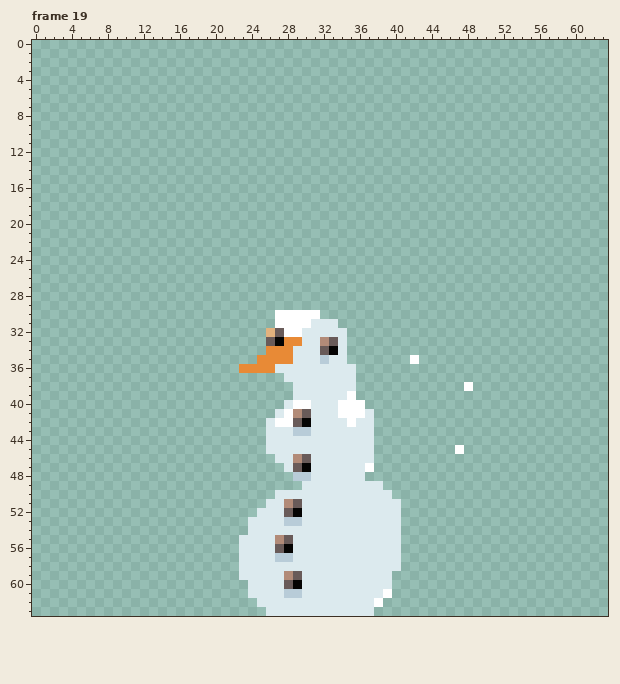
File history of a pixel-art file, assets/decoration/snowmanpunch.aseprite. The picture above is the old version.
64x64 pixels, 20 frames. Shown: frame 19. The commit also changed other frames, which this record leaves out.
And afterwards:
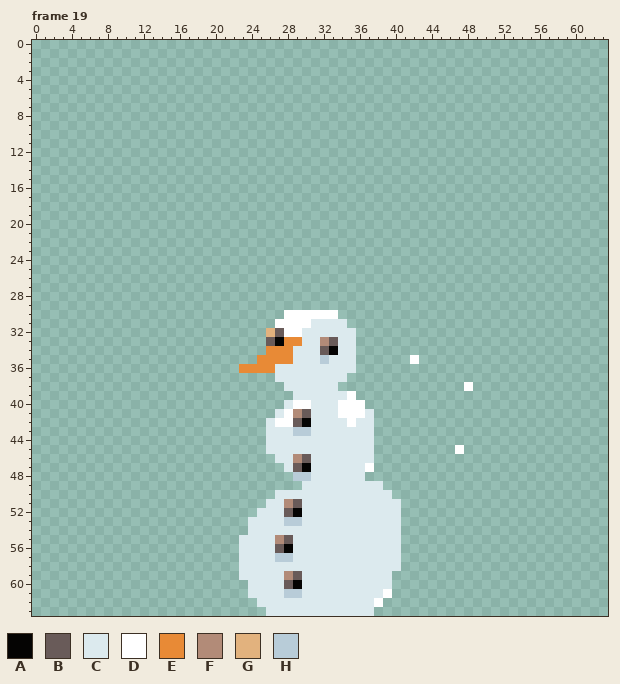
Palette (. is transparent): A #050403  B #695b59  C #dceaee  D #ffffff  E #e88a36  F #b28b78  G #e2b27e  H #b8ccd8
Change:
{"where": "frame 19, layer \"Layer\""}
{"frame":19,"y":30,"x":27,"old":"D","new":"."}
{"frame":19,"y":30,"x":32,"old":"..","new":"DD"}
{"frame":19,"y":31,"x":34,"old":".","new":"C"}
{"frame":19,"y":32,"x":35,"old":".","new":"C"}
{"frame":19,"y":33,"x":35,"old":".","new":"C"}
{"frame":19,"y":34,"x":35,"old":".","new":"C"}
{"frame":19,"y":35,"x":35,"old":".","new":"C"}
{"frame":19,"y":37,"x":27,"old":".","new":"C"}
{"frame":19,"y":37,"x":35,"old":"C","new":"."}
{"frame":19,"y":38,"x":28,"old":".","new":"C"}
{"frame":19,"y":38,"x":34,"old":"CC","new":".."}
{"label":"changed","picture_box":[275,310,356,391]}
